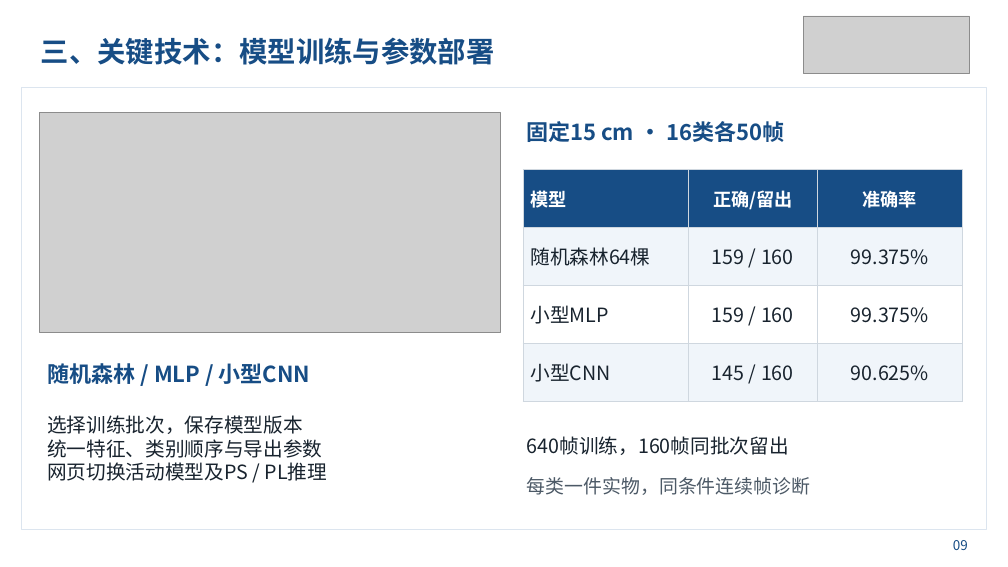
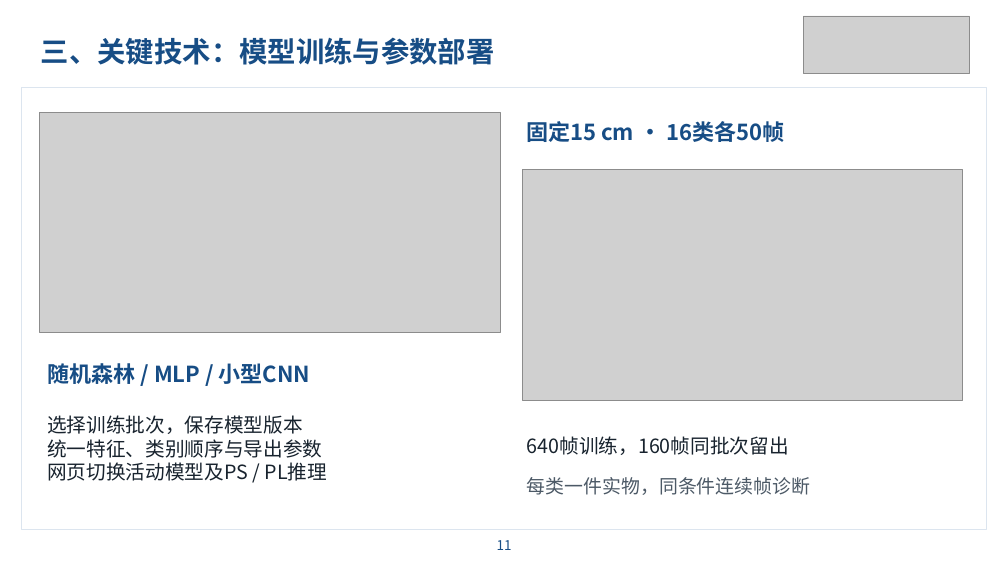
Before and after one commit to MIEMIE-mio-233/Photon-Material-Lab-FPGA-Based-Single-Photon-Material-Recognition, a slide deck: slide 11 of report/presentation.pptx (slide 9 before the commit). Drawn at 1008x567 pixels with LibreOffice and Linux fonts; fonts in the diff are those of the drawing; grey boxes stand for pictures; background and template pictures are left out. Boxes give left, top, right and bottom in pixels: in the first picture for what was removed or moved away, otherwise in the second. Text is boxed around its words. In the diff, an @@ line names an element or a change of style, - is before the commit and + after.

```diff
--- a/report/presentation.pptx
+++ b/report/presentation.pptx
@@ table removed at (523, 169, 963, 401), 4 rows, 3 columns @@
-模型 | 正确/留出 | 准确率
-随机森林64棵 | 159 / 160 | 99.375%
-小型MLP | 159 / 160 | 99.375%
-小型CNN | 145 / 160 | 90.625%
@@ picture added at (523, 169, 963, 401) @@
@@ text added at (497, 540, 512, 550), 12.8 pt, text #174D85 @@
+11
@@ text removed at (953, 540, 968, 550) @@
-09
```
Also in this commit, not shown: 8 other slides changed, 4 slides added, 2 slides removed, 1 other file.
